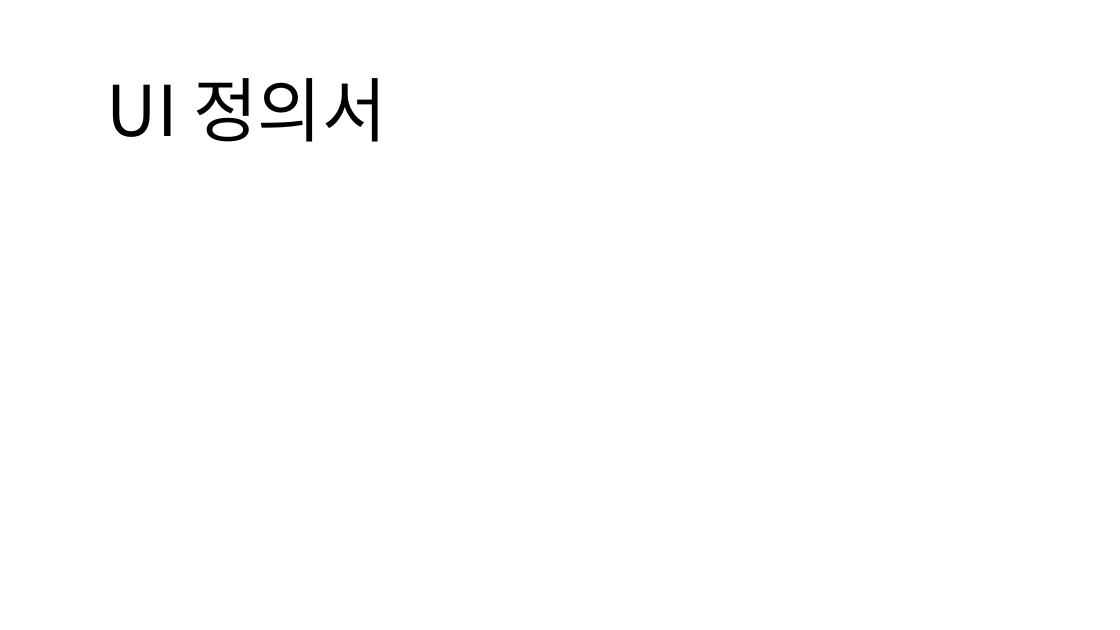
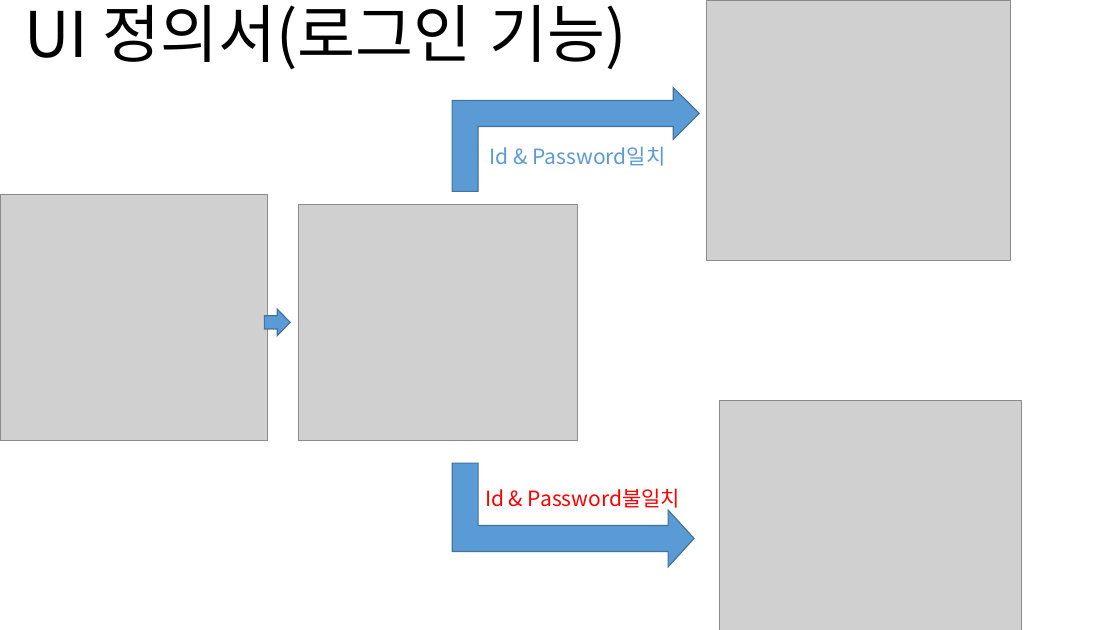
Before and after one commit to SongByungKwon/Frist-P, a slide deck: slide 6 of P/doc/동물원 시스템 구현.pptx. Drawn at 1120x630 pixels with LibreOffice and Linux fonts; fonts in the diff are those of the drawing; grey boxes stand for pictures. Boxes give left, top, right and bottom in pixels: in the first picture for what was removed or moved away, otherwise in the second. Text is boxed around its words. In the diff, an @@ line names an element or a change of style, - is before the commit and + after.

```diff
--- a/P/doc/동물원 시스템 구현.pptx
+++ b/P/doc/동물원 시스템 구현.pptx
@@ title at (25,5,626,69): text changed; size 60 to 54 pt @@
-UI 정의서
+UI 정의서(로그인 기능)
@@ picture added at (707,0,1011,260) @@
@@ bent up arrow added at (452,88,699,191), fill #5B9BD5, outline #43739E 1 pt @@
@@ text added at (490,146,666,166), 18 pt, text #5B9BD5 @@
+Id & Password일치
@@ picture added at (0,194,268,441) @@
@@ picture added at (299,204,577,441) @@
@@ right arrow added at (265,309,291,336), fill #5B9BD5, outline #43739E 1 pt @@
@@ picture added at (719,400,1022,630) @@
@@ bent up arrow added at (452,463,694,567), fill #5B9BD5, outline #43739E 1 pt @@
@@ text added at (485,488,680,511), 18 pt, text #FF0000 @@
+Id & Password불일치
```
Also in this commit, not shown: 4 other slides changed, 7 slides added, 3 slides removed, 5 other files.
